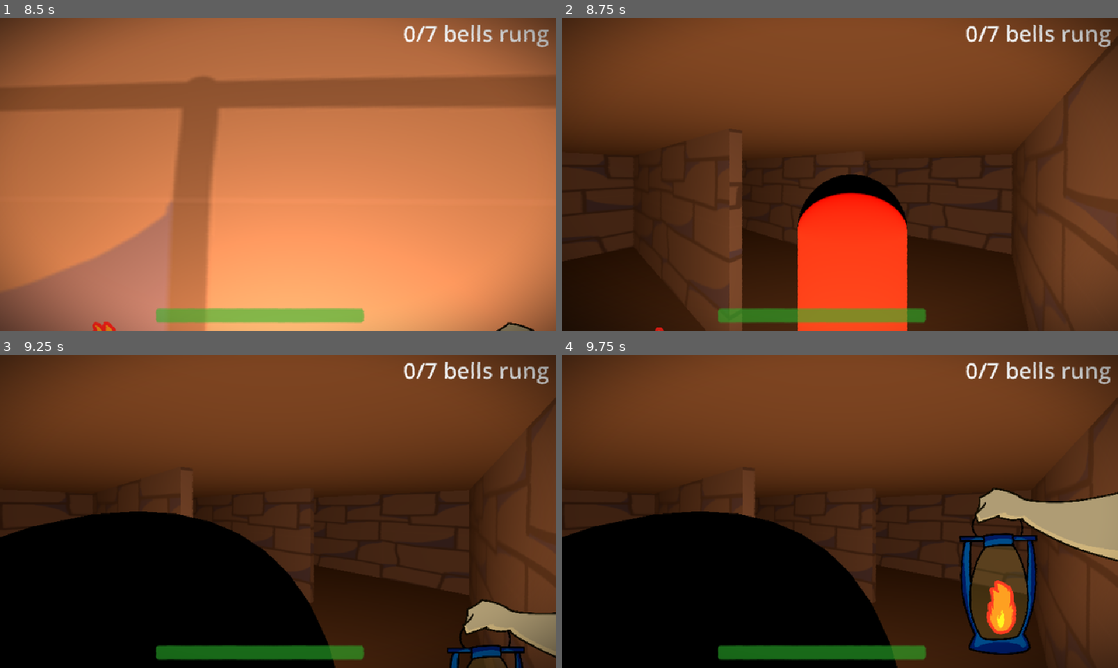
Above: before the commit, frames 1-4 (two rows, left to right).
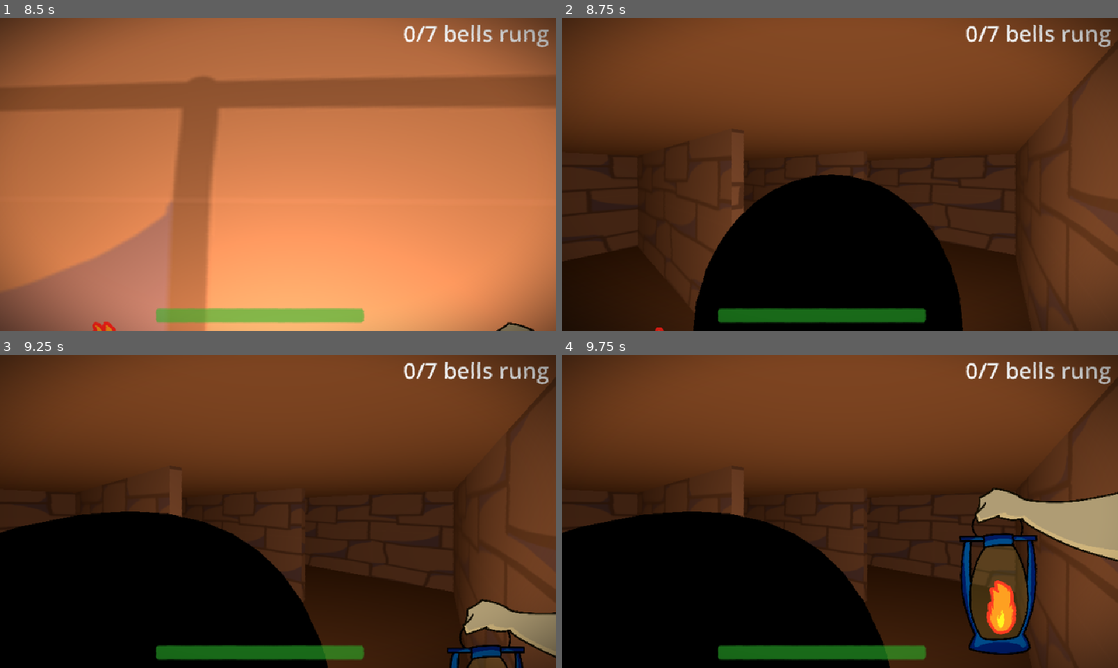
Above: after the commit, the same moments.

Repository: AvenirTheArtist/MazeGame
Game: Godot game, scene res://main_menu.tscn
The game is run twice, just before and just after one commit, with the same random seed, the same clock (stepped at 60 frames per second) and the same inputs.
Inputs (mouse positions are in pixels of both pictures, inside the frame that each line leads up to):
- Up to frame 1 (8.5 s): click "enter" at 0.5 s; tap Enter (ui_accept) at 1.25, 1.52, 2.27, 3.77, 4.52, 5.27, 6.77, 7.52, 8.27 s; move the mouse to (305, 174) at 1.27 s; hold W (forward) 1.28-6.53 s; right-click (305, 174) at 1.35 s; move the mouse to (250, 174) at 2.02 s; click (250, 174) at 2.1 s; move the mouse to (289, 168) at 2.77 s; tap Shift (sprint) at 2.85, 5.1, 7.35 s; move the mouse to (272, 180) at 3.52 s; right-click (272, 180) at 3.6 s; move the mouse to (316, 177) at 4.27 s; click (316, 177) at 4.35 s; move the mouse to (233, 171) at 5.02 s; move the mouse to (283, 174) at 5.77 s; right-click (283, 174) at 5.85 s; move the mouse to (255, 168) at 6.52 s; hold D (right) 6.53-7.28 s; click (255, 168) at 6.6 s; move the mouse to (305, 174) at 7.27 s; hold W (forward) from 7.28 s (still down); move the mouse to (250, 174) at 8.02 s; right-click (250, 174) at 8.1 s
- Up to frame 2 (8.75 s): keep holding W (forward)
- Up to frame 3 (9.25 s): keep holding W (forward); move the mouse to (289, 505) at 8.77 s; click (289, 505) at 8.85 s
- Up to frame 4 (9.75 s): move the mouse to (834, 517) at 9.52 s; release W (forward) at 9.53 s; hold A (left) from 9.53 s (still down); tap Shift (sprint) at 9.6 s

Frame 1 is identical in both runs. In frame 2, 18% of the frame differs, in the area x 23-100%, y 6-100%; in frame 3, 2.6%; in frame 4, 2.5%.

Commit message:
folder reorg/bell sound/ghost code
currently tryna fix the ghost code cus its buggy

Diff:
--- a/entities/ghost.tscn
+++ b/entities/ghost.tscn
@@ -1,8 +1,8 @@
 [gd_scene format=3 uid="uid://dtckck82aj13t"]
 
 [ext_resource type="Script" uid="uid://b2okvfvocwsce" path="res://scripts/ghost.gd" id="1_4a7c8"]
-[ext_resource type="AudioStream" uid="uid://bklgrg54i47lq" path="res://sounds/proximitysound.mp3" id="2_rbinr"]
-[ext_resource type="AudioStream" uid="uid://cfu7jbs8vhuki" path="res://sounds/scream.wav" id="3_8bw8y"]
+[ext_resource type="AudioStream" uid="uid://bklgrg54i47lq" path="res://sounds/ghost/proximitysound.mp3" id="2_rbinr"]
+[ext_resource type="AudioStream" uid="uid://cfu7jbs8vhuki" path="res://sounds/ghost/scream.wav" id="3_8bw8y"]
 
 [sub_resource type="CapsuleShape3D" id="CapsuleShape3D_rbinr"]
 radius = 0.01
--- a/items/bell_area.tscn
+++ b/items/bell_area.tscn
@@ -3,17 +3,19 @@
 [ext_resource type="PackedScene" uid="uid://dw5g1fa003au8" path="res://items/pickup.tscn" id="1_iwbc6"]
 [ext_resource type="Script" uid="uid://dq72686q4tfv5" path="res://scripts/pickup_test.gd" id="2_jtgcf"]
 [ext_resource type="PackedScene" uid="uid://cxp4b8r7tp0ml" path="res://models/bell.glb" id="3_jtgcf"]
+[ext_resource type="AudioStream" uid="uid://dieqfw4mv4kyp" path="res://sounds/evilbell.mp3" id="3_wh7xs"]
 
-[sub_resource type="BoxShape3D" id="BoxShape3D_wh7xs"]
+[sub_resource type="BoxShape3D" id="BoxShape3D_jtgcf"]
 resource_local_to_scene = true
 
 [node name="bell_area" unique_id=259076975 instance=ExtResource("1_iwbc6")]
 script = ExtResource("2_jtgcf")
 
 [node name="CollisionShape3D" parent="." index="0" unique_id=399693202]
-shape = SubResource("BoxShape3D_wh7xs")
+shape = SubResource("BoxShape3D_jtgcf")
 
 [node name="AudioStreamPlayer3D" type="AudioStreamPlayer3D" parent="." index="1" unique_id=2068495577]
+stream = ExtResource("3_wh7xs")
 
 [node name="bell2" parent="." index="2" unique_id=1222894706 instance=ExtResource("3_jtgcf")]
 transform = Transform3D(1, 0, 0, 0, 1, 0, 0, 0, 1, 0, -1, 0)
--- a/player_stuff/PlayerSounds.tscn
+++ b/player_stuff/PlayerSounds.tscn
@@ -7,7 +7,7 @@
 [ext_resource type="AudioStream" uid="uid://dg3cyu6s2fot5" path="res://sounds/fire/firecrackling.mp3" id="5_xyg0d"]
 [ext_resource type="AudioStream" uid="uid://e0m26g20bptg" path="res://sounds/fire/lantern_clink1.mp3" id="6_n46b5"]
 [ext_resource type="AudioStream" uid="uid://dtwxhs8jis0pa" path="res://sounds/fire/lantern_clink2.mp3" id="7_es3gr"]
-[ext_resource type="AudioStream" uid="uid://dr8t75mt6kprf" path="res://sounds/aggressive noise.mp3" id="8_es3gr"]
+[ext_resource type="AudioStream" uid="uid://dr8t75mt6kprf" path="res://sounds/ghost/aggressive noise.mp3" id="8_es3gr"]
 
 [node name="PlayerSounds" type="AudioListener3D" unique_id=1554584262]
 script = ExtResource("1_74cct")
--- a/scripts/ghost.gd
+++ b/scripts/ghost.gd
@@ -147,10 +147,10 @@
 		if state == states.ROAMING:
 			state = states.CHASING
 			all_sounds["alerted_scream"].play()
-		if state == states.ROAMING:
+			player_in_range = true
+		if state == states.ALERTED:
 			state = states.CHASING
-
-		player_in_range = true
+			player_in_range = true
 
 
 func _on_player_proximity_detection_body_exited(body: Node3D) -> void:
Not shown, removed: sounds/aggressive noise.mp3.import
Not shown, added: sounds/evilbell.mp3.import
Not shown, added: sounds/ghost/aggressive noise.mp3.import
Not shown, added: sounds/ghost/proximitysound.mp3.import
Not shown, changed: sounds/ghost/scream.wav.import
Not shown, removed: sounds/proximitysound.mp3.import
Not shown, added: sounds/evilbell.mp3
Not shown, added: sounds/ghost/aggressive noise.mp3
Not shown, added: sounds/ghost/proximitysound.mp3
Not shown, added: sounds/ghost/scream.wav
